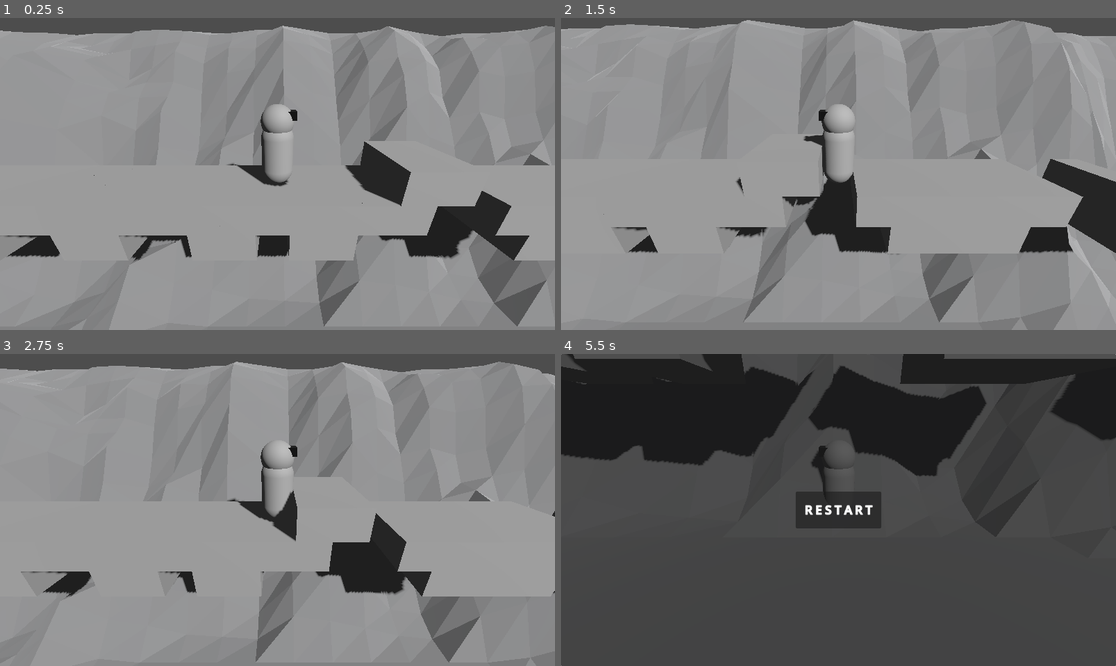
Above: before the commit, frames 1-4 (two rows, left to right).
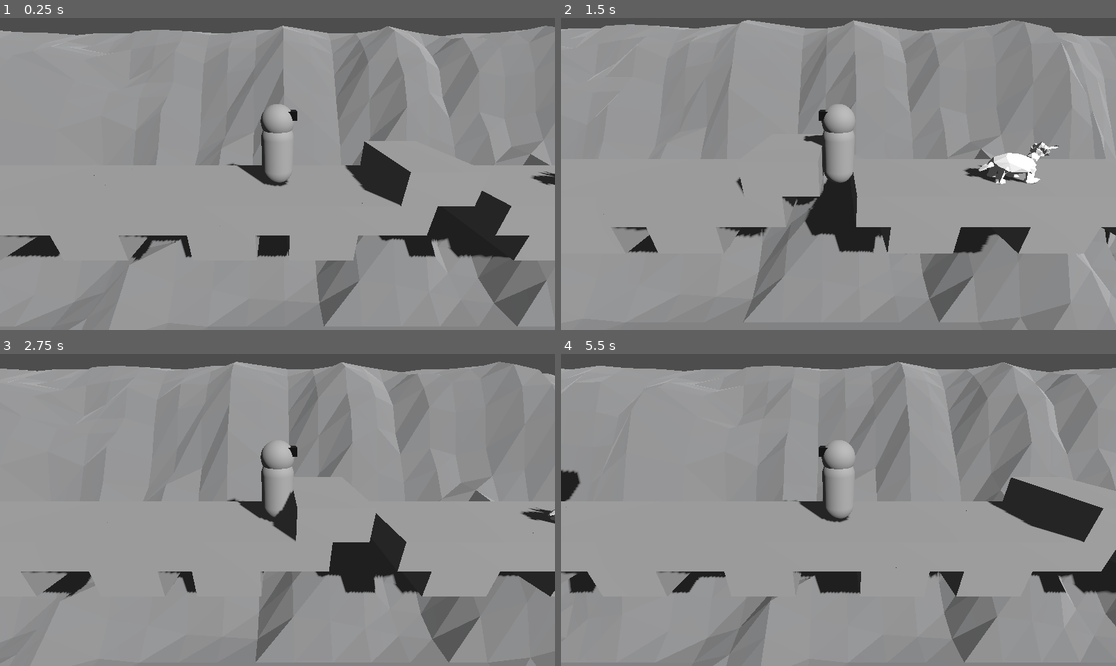
Above: after the commit, the same moments.

Repository: thewasmans/2025-dinojam
Game: Godot game, scene res://scenes/game.tscn
The game is run twice, just before and just after one commit, with the same random seed, the same clock (stepped at 60 frames per second) and the same inputs.
Inputs:
- Up to frame 1 (0.25 s): no input
- Up to frame 2 (1.5 s): hold D (forward) 0.53-1.28 s; tap Space (jump) at 0.77 s; hold A (backward) from 1.28 s (still down)
- Up to frame 3 (2.75 s): tap Space (jump) at 1.52 s; release A (backward) at 2.03 s; hold D (forward) from 2.03 s (still down)
- Up to frame 4 (5.5 s): tap Space (jump) at 3.02, 3.77, 4.52 s; release D (forward) at 3.53 s; hold A (backward) from 3.53 s (still down)

The runs differ from the first frame. In frame 1, 0.8% of the frame differs, in the area x 77-100%, y 49-78%; in frame 2, 4.6%; in frame 3, 1.1%; in frame 4, 97%, in the area x 0-100%, y 0-100%.

Commit message:
Update game scene

Diff:
--- a/scenes/game.tscn
+++ b/scenes/game.tscn
@@ -1,15 +1,17 @@
-[gd_scene load_steps=14 format=4 uid="uid://cldisfq822ewp"]
+[gd_scene load_steps=16 format=4 uid="uid://cldisfq822ewp"]
 
 [ext_resource type="PackedScene" uid="uid://ds25afo5ad7we" path="res://contents/prefabs/player_character.tscn" id="1_uwrxv"]
-[ext_resource type="Script" uid="uid://b6oclbh8yguum" path="res://scripts/game_manager.gd" id="2_0tnpc"]
+[ext_resource type="PackedScene" uid="uid://cecleonog2yh0" path="res://contents/prefabs/game_manager.tscn" id="2_vtaks"]
 [ext_resource type="Environment" uid="uid://co8c3kh3eg1uq" path="res://contents/environments/default_environment.tres" id="2_yqjtg"]
-[ext_resource type="PackedScene" uid="uid://dtvr13n5ht3tp" path="res://contents/prefabs/module_1.tscn" id="3_lnu2h"]
-[ext_resource type="PackedScene" uid="uid://bhlpsk7oikd7y" path="res://contents/prefabs/module_3.tscn" id="4_iywne"]
+[ext_resource type="PackedScene" uid="uid://dtvr13n5ht3tp" path="res://contents/prefabs/modules/module_1.tscn" id="3_lnu2h"]
+[ext_resource type="PackedScene" uid="uid://bhlpsk7oikd7y" path="res://contents/prefabs/modules/module_3.tscn" id="4_iywne"]
+[ext_resource type="PackedScene" uid="uid://cfaslp4gqsivn" path="res://contents/prefabs/creature_dino.tscn" id="4_kvpfn"]
 [ext_resource type="PackedScene" uid="uid://d2erhnolprkba" path="res://contents/prefabs/death_area.tscn" id="5_gee14"]
-[ext_resource type="PackedScene" uid="uid://bm411dicxfoyw" path="res://contents/prefabs/module_2.tscn" id="5_p57ef"]
+[ext_resource type="PackedScene" uid="uid://bm411dicxfoyw" path="res://contents/prefabs/modules/module_2.tscn" id="5_p57ef"]
 [ext_resource type="PackedScene" uid="uid://cx05w6qokm76s" path="res://contents/model3d/geo_cliff.glb" id="5_u5sy4"]
-[ext_resource type="PackedScene" uid="uid://ccrc7jg37fxou" path="res://contents/prefabs/ui/ui_menu_death.tscn" id="6_0tnpc"]
+[ext_resource type="PackedScene" uid="uid://dsvp4xhve02nk" path="res://contents/prefabs/modules/module_4.tscn" id="6_dinhu"]
 [ext_resource type="Material" uid="uid://c7sym6kjk8cft" path="res://contents/materials/material_gray.tres" id="7_u5sy4"]
+[ext_resource type="PackedScene" uid="uid://dq8gmo5mfxfh" path="res://contents/prefabs/end_plateform.tscn" id="8_kvpfn"]
 
 [sub_resource type="StandardMaterial3D" id="StandardMaterial3D_2gkuc"]
 
@@ -54,10 +56,8 @@
 [node name="Camera3D" type="Camera3D" parent="Global/PlayerCharacter"]
 transform = Transform3D(-4.371139e-08, 0.40673664, -0.9135454, 0, 0.9135454, 0.40673664, 1, 1.7779023e-08, -3.993234e-08, -6.187, 3.04, 0)
 
-[node name="GameManager" type="Node" parent="Global" node_paths=PackedStringArray("death_area")]
-script = ExtResource("2_0tnpc")
+[node name="GameManager" parent="Global" node_paths=PackedStringArray("death_area") instance=ExtResource("2_vtaks")]
 death_area = NodePath("../../Level/DeathArea")
-game_ui_death_prefab = ExtResource("6_0tnpc")
 
 [node name="Level" type="Node3D" parent="."]
 
@@ -75,16 +75,41 @@
 [node name="Module5" parent="Level" instance=ExtResource("3_lnu2h")]
 transform = Transform3D(1, 0, 0, 0, 1, 0, 0, 0, 1, 0, 0, 14)
 
+[node name="Module8" parent="Level" instance=ExtResource("3_lnu2h")]
+transform = Transform3D(1, 0, 0, 0, 1, 0, 0, 0, 1, 0, 0, 18)
+
+[node name="Module9" parent="Level" instance=ExtResource("3_lnu2h")]
+transform = Transform3D(1, 0, 0, 0, 1, 0, 0, 0, 1, 0, 0, 22)
+
 [node name="Module3" parent="Level" instance=ExtResource("4_iywne")]
-transform = Transform3D(1, 0, 0, 0, 1, 0, 0, 0, 1, 0, 0, 17)
+transform = Transform3D(1, 0, 0, 0, 1, 0, 0, 0, 1, 0, 0, 25)
 
 [node name="Module4" parent="Level" instance=ExtResource("5_p57ef")]
 transform = Transform3D(1, 0, 0, 0, 1, 0, 0, 0, 1, 0, 0, 8)
 
+[node name="Module10" parent="Level" instance=ExtResource("6_dinhu")]
+transform = Transform3D(-1, 0, 8.742278e-08, 0, 1, 0, -8.742278e-08, 0, -1, 8.742278e-08, 1, -10)
+
 [node name="DeathArea" parent="Level" instance=ExtResource("5_gee14")]
 transform = Transform3D(1, 0, 0, 0, 1, 0, 0, 0, 1, 0, -3, 5.529437)
-scale_area = Vector3(1, 1, 50)
+scale_area = Vector3(1, 1, 59.35)
 debug = true
+
+[node name="CreatureDino" parent="Level" instance=ExtResource("4_kvpfn")]
+transform = Transform3D(-1, 0, -8.742278e-08, 0, 1, 0, 8.742278e-08, 0, -1, -0.19223076, 0.41534233, 16.64544)
+speed = -1.0
+
+[node name="EndPlateform" parent="Level" instance=ExtResource("8_kvpfn")]
+transform = Transform3D(1, 0, 0, 0, 1, 0, 0, 0, 1, -1.4335855e-05, 1, 10.243646)
+
+[node name="EndPlateform2" parent="Level" instance=ExtResource("8_kvpfn")]
+transform = Transform3D(1, 0, 0, 0, 1, 0, 0, 0, 1, -1.4335855e-05, 1, -9.2567215)
+
+[node name="EndPlateform3" parent="Level" instance=ExtResource("8_kvpfn")]
+transform = Transform3D(1, 0, 0, 0, 1, 0, 0, 0, 1, -1.4335855e-05, 1, 13.778401)
+
+[node name="EndPlateform4" parent="Level" instance=ExtResource("8_kvpfn")]
+transform = Transform3D(1, 0, 0, 0, 1, 0, 0, 0, 1, -1.4335855e-05, 1, 27.222658)
 
 [node name="Lighting" type="Node3D" parent="."]
 
